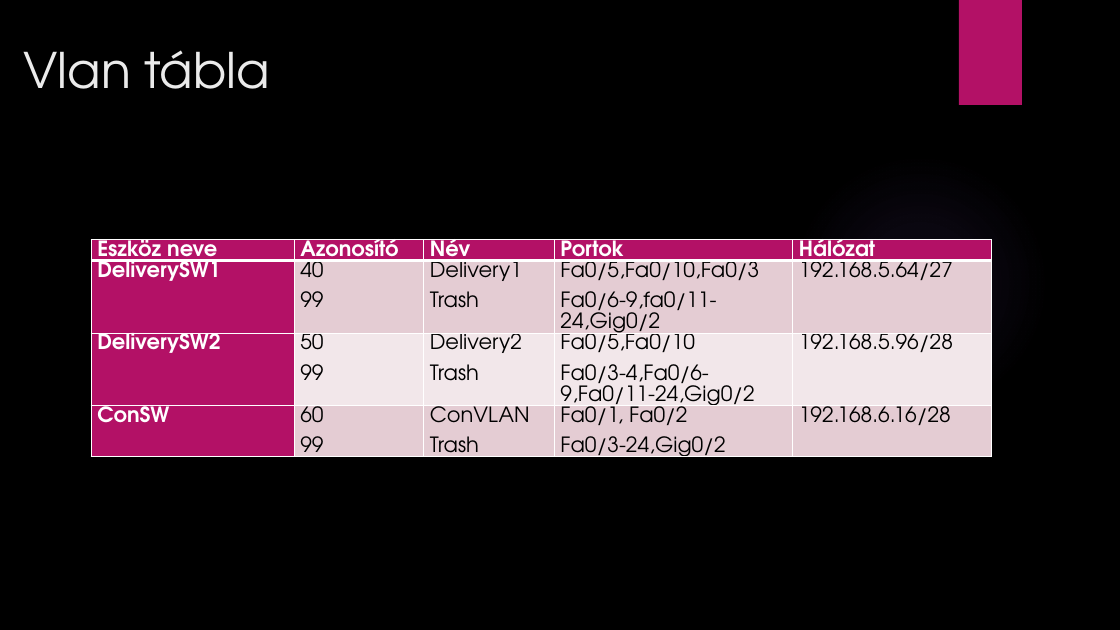
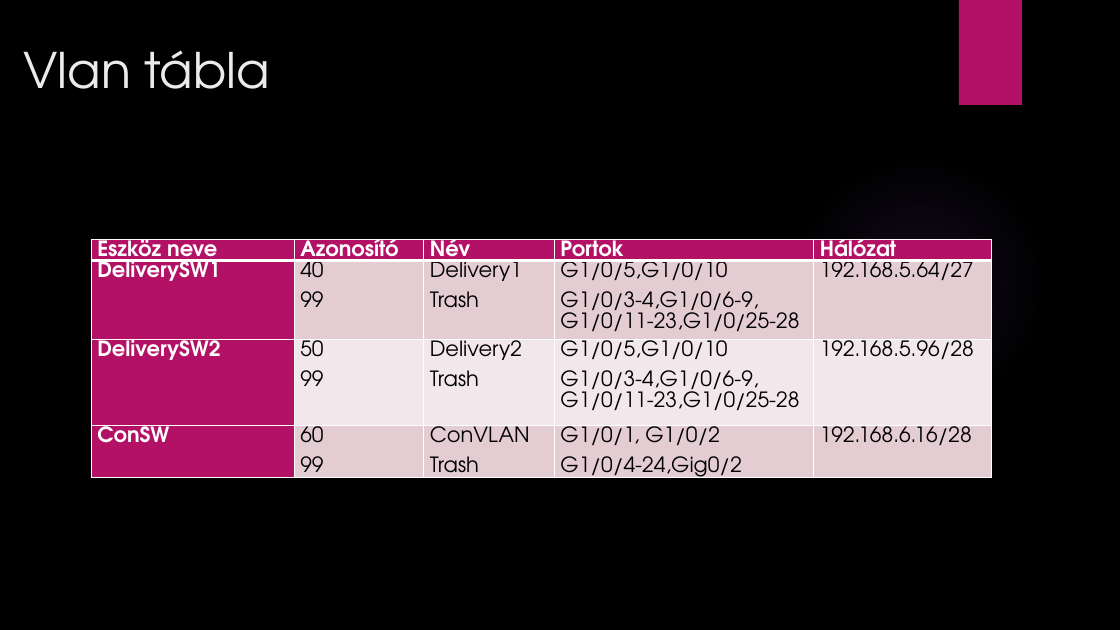
Before and after one commit to LajkaK2006/BorsodNet, a slide deck: slide 5 of Tacos KFT.pptx. Drawn at 1120x630 pixels with LibreOffice and Linux fonts; fonts in the diff are those of the drawing; background and template pictures are left out. Boxes give left, top, right and bottom in pixels: in the first picture for what was removed or moved away, otherwise in the second. Text is boxed around its words. In the diff, an @@ line names an element or a change of style, - is before the commit and + after.

```diff
--- a/Tacos KFT.pptx
+++ b/Tacos KFT.pptx
@@ table at (x1=91, y1=240, x2=992, y2=511) @@
-row 2, column 4: Fa0/5,Fa0/10,Fa0/3 / Fa0/6-9,fa0/11-24,Gig0/2
+row 2, column 4: G1/0/5,G1/0/10 / G1/0/3-4,G1/0/6-9, G1/0/11-23,G1/0/25-28
-row 3, column 4: Fa0/5,Fa0/10 / Fa0/3-4,Fa0/6-9,Fa0/11-24,Gig0/2
+row 3, column 4: G1/0/5,G1/0/10 / G1/0/3-4,G1/0/6-9, G1/0/11-23,G1/0/25-28
-row 4, column 4: Fa0/1, Fa0/2 / Fa0/3-24,Gig0/2
+row 4, column 4: G1/0/1, G1/0/2 / G1/0/4-24,Gig0/2
```
Also in this commit, not shown: 5 other slides changed.
